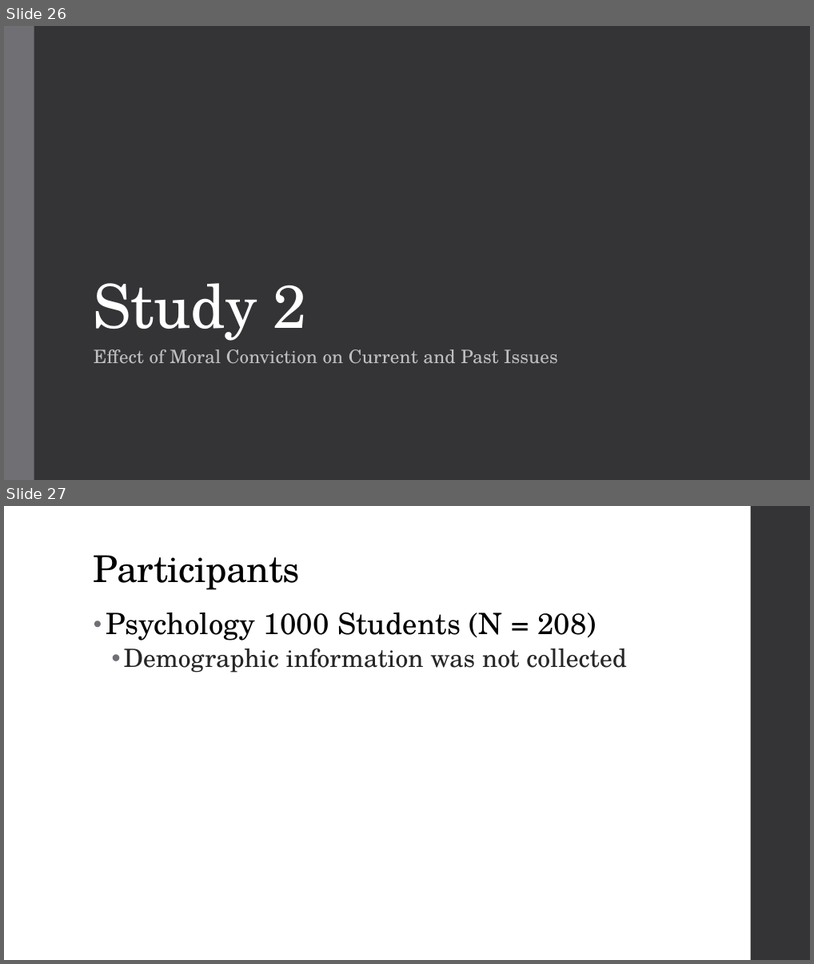
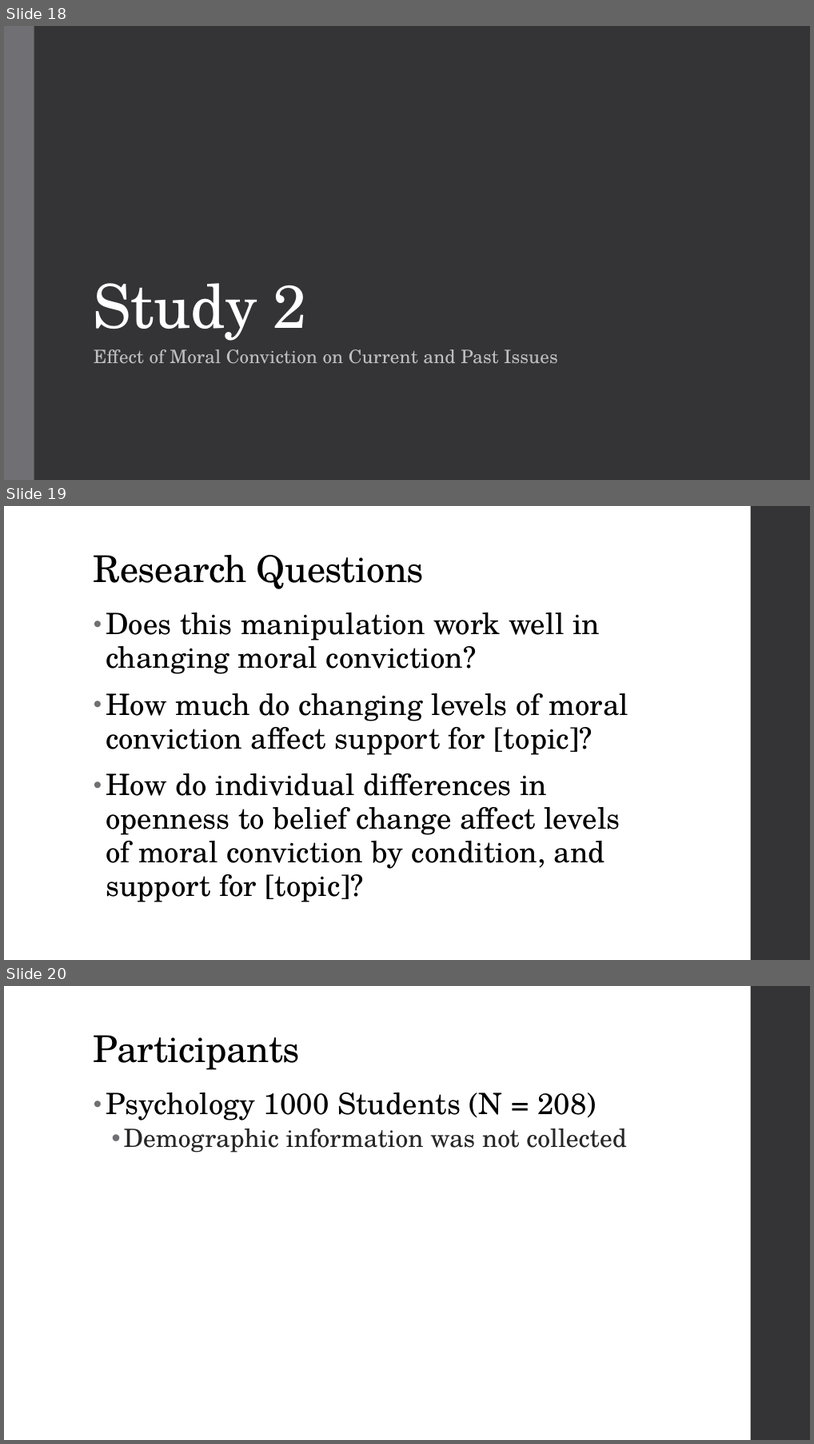
Before and after one commit to seanxduan/psych-phd, a slide deck: Presentations/Dissertation Proposal Short PresentationV2 08-28-24.pptx. Shown one above the other, each under a label of ours: slides 26 and 27 before the commit, slides 18, 19 and 20 after it. The pictures are 814x964 and 814x1444 pixels, drawn with LibreOffice and Linux fonts; fonts in the diff are those of the drawing. Boxes give left, top, right and bottom in pixels: in the first picture for what was removed or moved away, otherwise in the second. Text is boxed around its words. In the diff, an @@ line names an element or a change of style, - is before the commit and + after.

```diff
--- a/Presentations/Dissertation Proposal Short PresentationV2 08-28-24.pptx
+++ b/Presentations/Dissertation Proposal Short PresentationV2 08-28-24.pptx
@@ slide 19 added at (4,506,810,960), background #FFFFFF; not listed: 1 template element that a slide beside it also shows @@
@@ title added at (94,555,424,589), 44 pt, text #000000 @@
+Research Questions
@@ text added at (106,612,630,902), 35 pt, text #000000 @@
+• Does this manipulation work well in changing moral conviction?
+• How much do changing levels of moral conviction affect support for [topic]?
+• How do individual differences in openness to belief change affect levels of moral conviction by condition, and support for [topic]?
@@ what was slide 26 is now slide 18 @@
@@ what was slide 27 is now slide 20 @@
```
Also in this commit, not shown: 16 slides changed, 9 other slides added, 6 slides removed, 3 other files.
